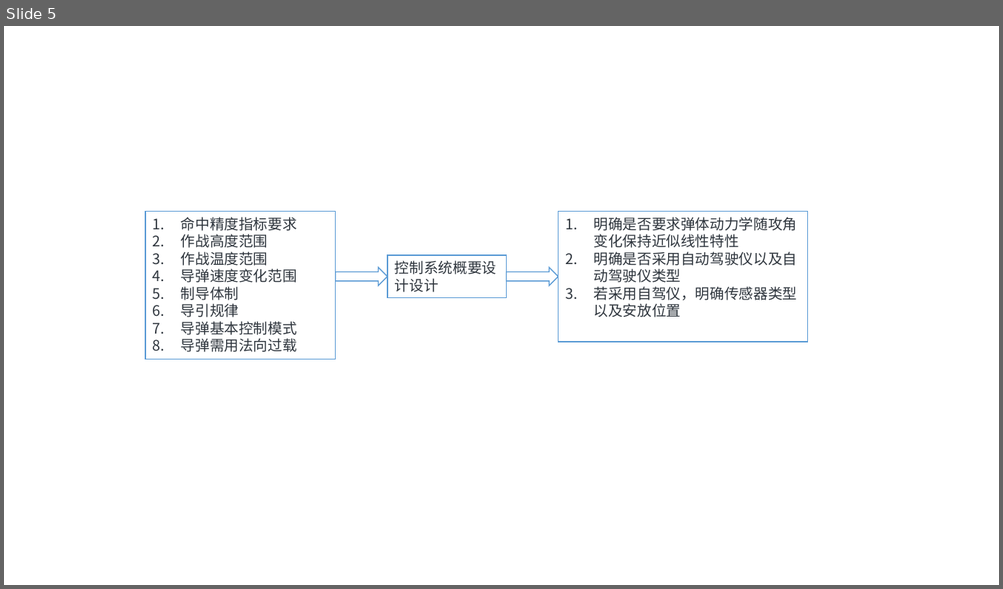
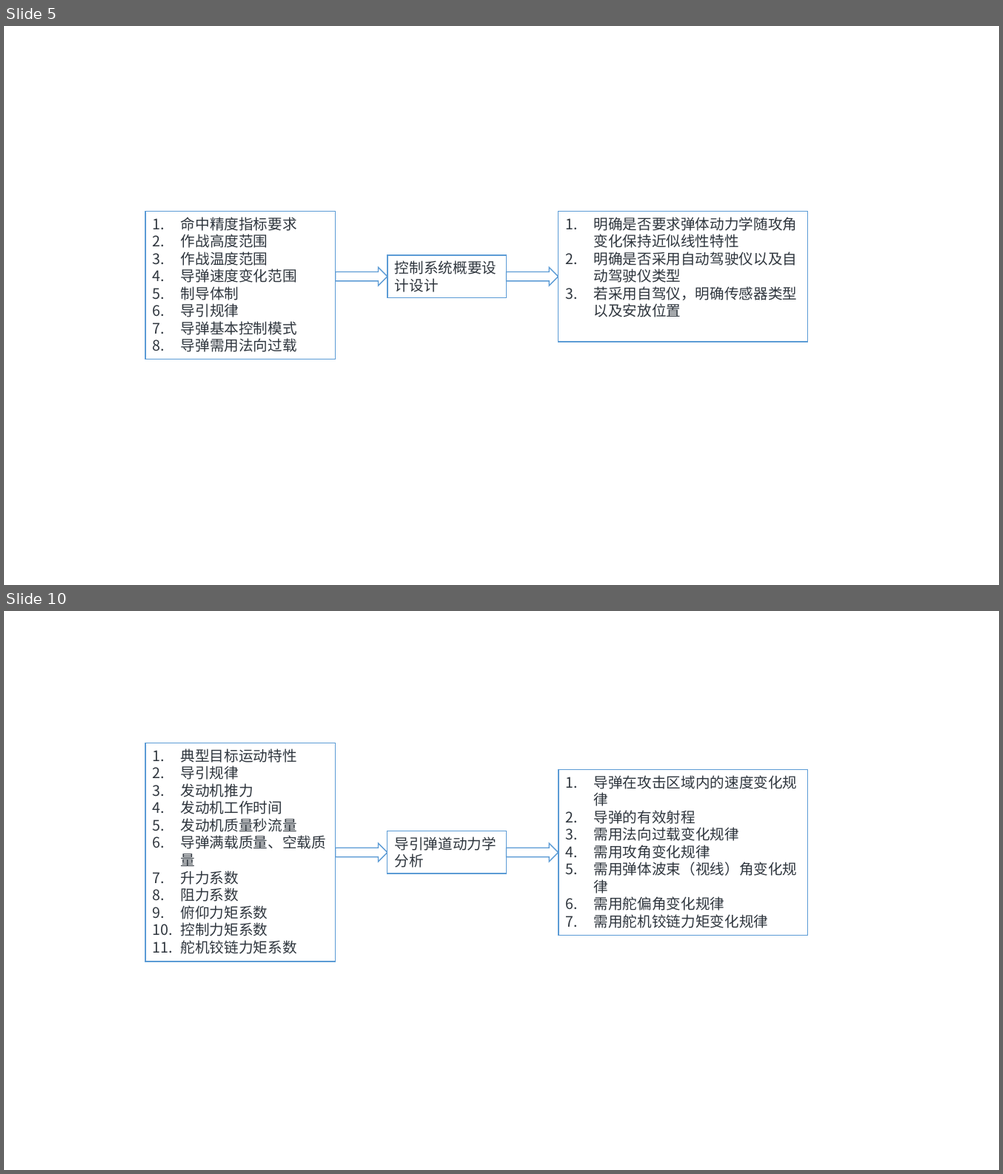
Before and after one commit to lee-shun/design_aircrafts, a slide deck: final_review/pictures/chapter3/chapter3.pptx. Shown one above the other, each under a label of ours: slide 5 before the commit, slides 5 and 10 after it; the slides between them are not shown. The pictures are 1003x589 and 1003x1174 pixels, drawn with LibreOffice and Linux fonts; fonts in the diff are those of the drawing. Boxes give left, top, right and bottom in pixels: in the first picture for what was removed or moved away, otherwise in the second. Text is boxed around its words. In the diff, an @@ line names an element or a change of style, - is before the commit and + after.

```diff
--- a/final_review/pictures/chapter3/chapter3.pptx
+++ b/final_review/pictures/chapter3/chapter3.pptx
@@ slide 10 added at (4,611,999,1170), background #F1F2F6 @@
@@ rectangle added at (145,743,336,962), fill #F1F2F6, outline #5B9BD5 1 pt, 14 pt, text #2E353D @@
+1. 典型目标运动特性
+2. 导引规律
+3. 发动机推力
+4. 发动机工作时间
+5. 发动机质量秒流量
+6. 导弹满载质量、空载质量
+7. 升力系数
+8. 阻力系数
+9. 俯仰力矩系数
+10. 控制力矩系数
+11. 舵机铰链力矩系数
@@ rectangle added at (558,770,808,936), fill #F1F2F6, outline #5B9BD5 1 pt, 14 pt, text #2E353D @@
+1. 导弹在攻击区域内的速度变化规律
+2. 导弹的有效射程
+3. 需用法向过载变化规律
+4. 需用攻角变化规律
+5. 需用弹体波束（视线）角变化规律
+6. 需用舵偏角变化规律
+7. 需用舵机铰链力矩变化规律
@@ rectangle added at (387,831,506,874), fill #F1F2F6, outline #5B9BD5 1 pt, 14 pt, text #2E353D @@
+导引弹道动力学分析
@@ right arrow added at (336,844,387,863), fill #F1F2F6, outline #5B9BD5 1 pt @@
@@ right arrow added at (506,844,558,863), fill #F1F2F6, outline #5B9BD5 1 pt @@
```
Also in this commit, not shown: 8 other slides added, 15 other files.
